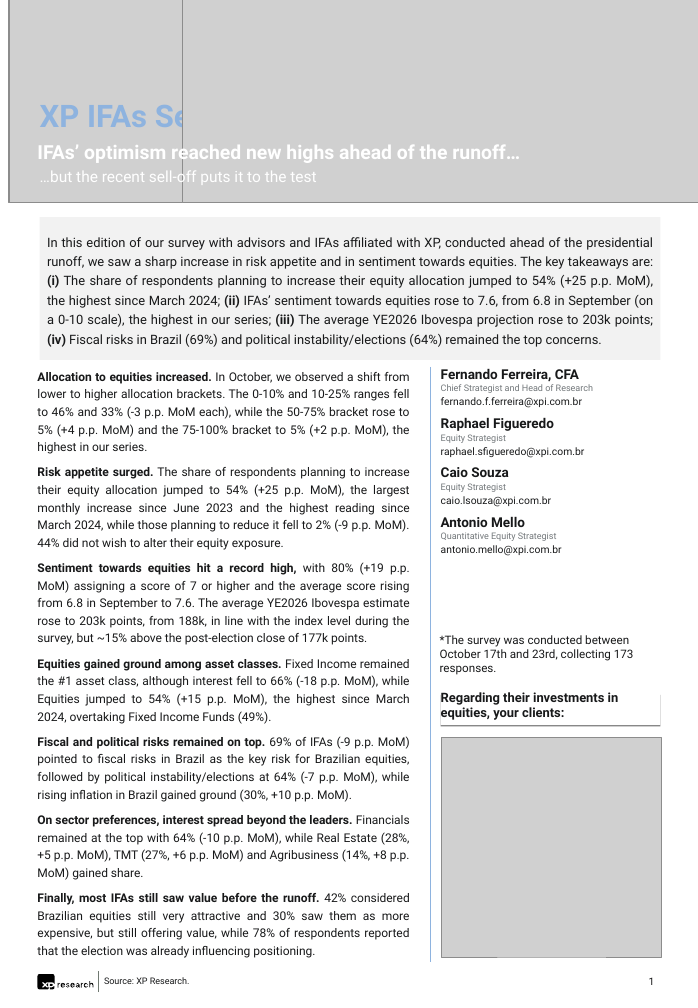
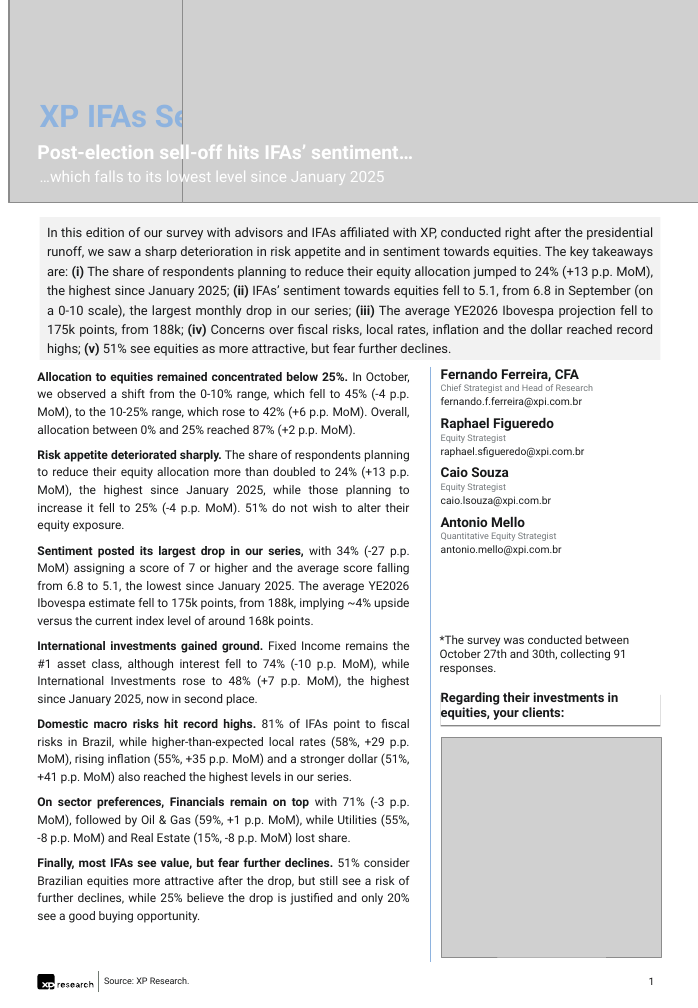
Before and after one commit to CaioLSouza/datasets, a slide deck: slide 1 of pesquisa_assessores_outubro_2026/XP IFAs Sentiment Survey - October 2026.pptx. Drawn at 698x1008 pixels with LibreOffice and Linux fonts; fonts in the diff are those of the drawing; grey boxes stand for pictures; background and template pictures are left out. Boxes give left, top, right and bottom in pixels: in the first picture for what was removed or moved away, otherwise in the second. Text is boxed around its words. In the diff, an @@ line names an element or a change of style, - is before the commit and + after.

```diff
--- a/pesquisa_assessores_outubro_2026/XP IFAs Sentiment Survey - October 2026.pptx
+++ b/pesquisa_assessores_outubro_2026/XP IFAs Sentiment Survey - October 2026.pptx
@@ text at box(37, 142, 413, 166): text changed @@
-IFAs’ optimism reached new highs ahead of the runoff…
+Post-election sell-off hits IFAs’ sentiment…
@@ text at box(40, 169, 385, 187): text changed @@
-…but the recent sell-off puts it to the test
+…which falls to its lowest level since January 2025
@@ text at box(47, 227, 654, 356): text changed @@
-In this edition of our survey with advisors and IFAs affiliated with XP, conducted ahead of the presidential runoff, we saw a sharp increase in risk appetite and in sentiment towards equities. The key takeaways are: (i) The share of respondents planning to increase their equity allocation jumped to 54% (+25 p.p. MoM), the highest since March 2024; (ii) IFAs’ sentiment towards equities rose to 7.6, from 6.8 in September (on a 0-10 scale), the highest in our series; (iii) The average YE2026 Ibovespa projection rose to 203k points; (iv) Fiscal risks in Brazil (69%) and political instability/elections (64%) remained the top concerns.
+In this edition of our survey with advisors and IFAs affiliated with XP, conducted right after the presidential runoff, we saw a sharp deterioration in risk appetite and in sentiment towards equities. The key takeaways are: (i) The share of respondents planning to reduce their equity allocation jumped to 24% (+13 p.p. MoM), the highest since January 2025; (ii) IFAs’ sentiment towards equities fell to 5.1, from 6.8 in September (on a 0-10 scale), the largest monthly drop in our series; (iii) The average YE2026 Ibovespa projection fell to 175k points, from 188k; (iv) Concerns over fiscal risks, local rates, inflation and the dollar reached record highs; (v) 51% see equities as more attractive, but fear further declines.
@@ text at box(37, 372, 410, 923): text changed @@
-Allocation to equities increased. In October, we observed a shift from lower to higher allocation brackets. The 0-10% and 10-25% ranges fell to 46% and 33% (-3 p.p. MoM each), while the 50-75% bracket rose to 5% (+4 p.p. MoM) and the 75-100% bracket to 5% (+2 p.p. MoM), the highest in our series.
-Risk appetite surged. The share of respondents planning to increase their equity allocation jumped to 54% (+25 p.p. MoM), the largest monthly increase since June 2023 and the highest reading since March 2024, while those planning to reduce it fell to 2% (-9 p.p. MoM). 44% did not wish to alter their equity exposure.
-Sentiment towards equities hit a record high, with 80% (+19 p.p. MoM) assigning a score of 7 or higher and the average score rising from 6.8 in September to 7.6. The average YE2026 Ibovespa estimate rose to 203k points, from 188k, in line with the index level during the survey, but ~15% above the post-election close of 177k points.
-Equities gained ground among asset classes. Fixed Income remained the #1 asset class, although interest fell to 66% (-18 p.p. MoM), while Equities jumped to 54% (+15 p.p. MoM), the highest since March 2024, overtaking Fixed Income Funds (49%).
-Fiscal and political risks remained on top. 69% of IFAs (-9 p.p. MoM) pointed to fiscal risks in Brazil as the key risk for Brazilian equities, followed by political instability/elections at 64% (-7 p.p. MoM), while rising inflation in Brazil gained ground (30%, +10 p.p. MoM).
-On sector preferences, interest spread beyond the leaders. Financials remained at the top with 64% (-10 p.p. MoM), while Real Estate (28%, +5 p.p. MoM), TMT (27%, +6 p.p. MoM) and Agribusiness (14%, +8 p.p. MoM) gained share.
-Finally, most IFAs still saw value before the runoff. 42% considered Brazilian equities still very attractive and 30% saw them as more expensive, but still offering value, while 78% of respondents reported that the election was already influencing positioning.
+Allocation to equities remained concentrated below 25%. In October, we observed a shift from the 0-10% range, which fell to 45% (-4 p.p. MoM), to the 10-25% range, which rose to 42% (+6 p.p. MoM). Overall, allocation between 0% and 25% reached 87% (+2 p.p. MoM).
+Risk appetite deteriorated sharply. The share of respondents planning to reduce their equity allocation more than doubled to 24% (+13 p.p. MoM), the highest since January 2025, while those planning to increase it fell to 25% (-4 p.p. MoM). 51% do not wish to alter their equity exposure.
+Sentiment posted its largest drop in our series, with 34% (-27 p.p. MoM) assigning a score of 7 or higher and the average score falling from 6.8 to 5.1, the lowest since January 2025. The average YE2026 Ibovespa estimate fell to 175k points, from 188k, implying ~4% upside versus the current index level of around 168k points.
+International investments gained ground. Fixed Income remains the #1 asset class, although interest fell to 74% (-10 p.p. MoM), while International Investments rose to 48% (+7 p.p. MoM), the highest since January 2025, now in second place.
+Domestic macro risks hit record highs. 81% of IFAs point to fiscal risks in Brazil, while higher-than-expected local rates (58%, +29 p.p. MoM), rising inflation (55%, +35 p.p. MoM) and a stronger dollar (51%, +41 p.p. MoM) also reached the highest levels in our series.
+On sector preferences, Financials remain on top with 71% (-3 p.p. MoM), followed by Oil & Gas (59%, +1 p.p. MoM), while Utilities (55%, -8 p.p. MoM) and Real Estate (15%, -8 p.p. MoM) lost share.
+Finally, most IFAs see value, but fear further declines. 51% consider Brazilian equities more attractive after the drop, but still see a risk of further declines, while 25% believe the drop is justified and only 20% see a good buying opportunity.
@@ text at box(440, 635, 629, 675): text changed @@
-*The survey was conducted between October 17th and 23rd, collecting 173 responses.
+*The survey was conducted between October 27th and 30th, collecting 91 responses.
```
Also in this commit, not shown: 7 other slides changed, 3 other files.
